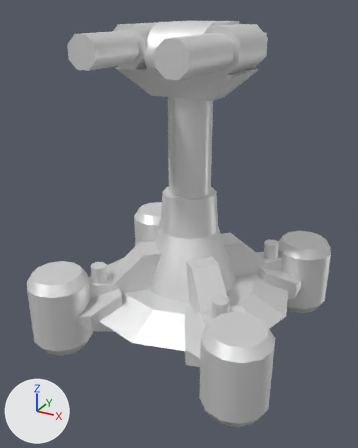
The glTF model glb/armgplat.glb as it was, and as the next commit left it.
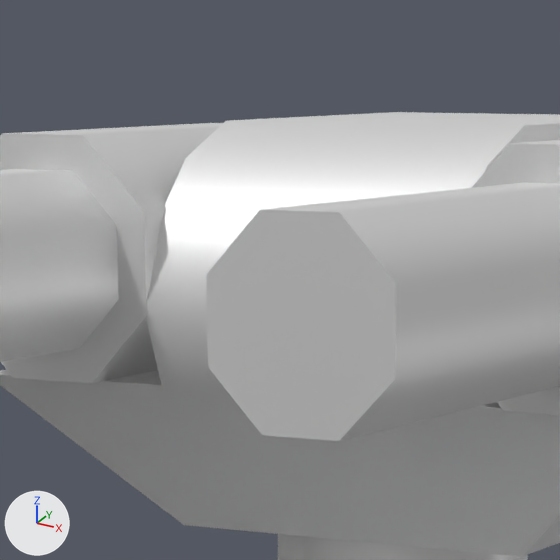
Each version appears first whole from a 50 mm lens placed at (33.2, -63.7, 41.2), pointed at (-0.4, -2.6, 10.7), and next in a close-up on the part from 33% to 61% of the width and 0% to 23% of the height. Every picture has the same lights, and +X, +Y and +Z are marked at lower left. The last two pictures show the newer version.

Names of what the first close-up shows: 'barrel1', 'barrel2', 'sleeves', 'turret'.
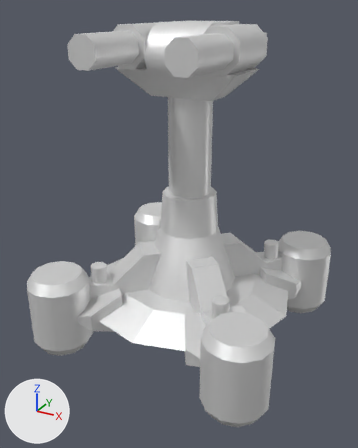
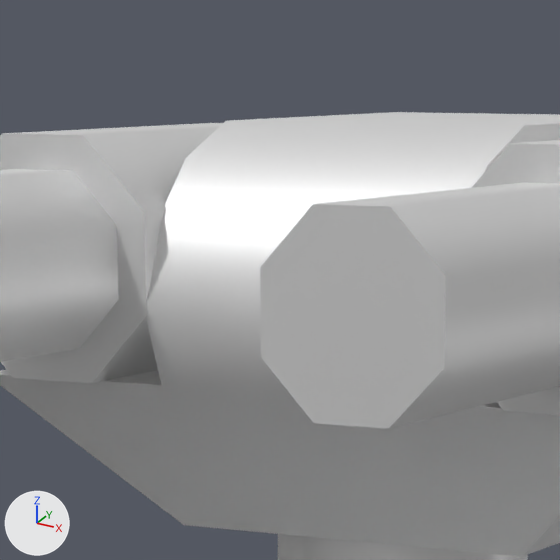
The change, as a diff of the scene's bpy script:
```diff
--- a/glb/armgplat.glb.py
+++ b/glb/armgplat.glb.py
@@ ob_barrel2 @@
 ob_barrel2.parent = ob_sleeves
-ob_barrel2.location = (5.199, -6.511, 3.805)
+ob_barrel2.location = (5.199, -4.516, 3.805)
```

Location of each change, (x1, y1, x2, y2) in pixels of the close-ups (560 x 560 px):
'barrel2', moved: before (206, 183, 560, 441); after (260, 183, 560, 429)
